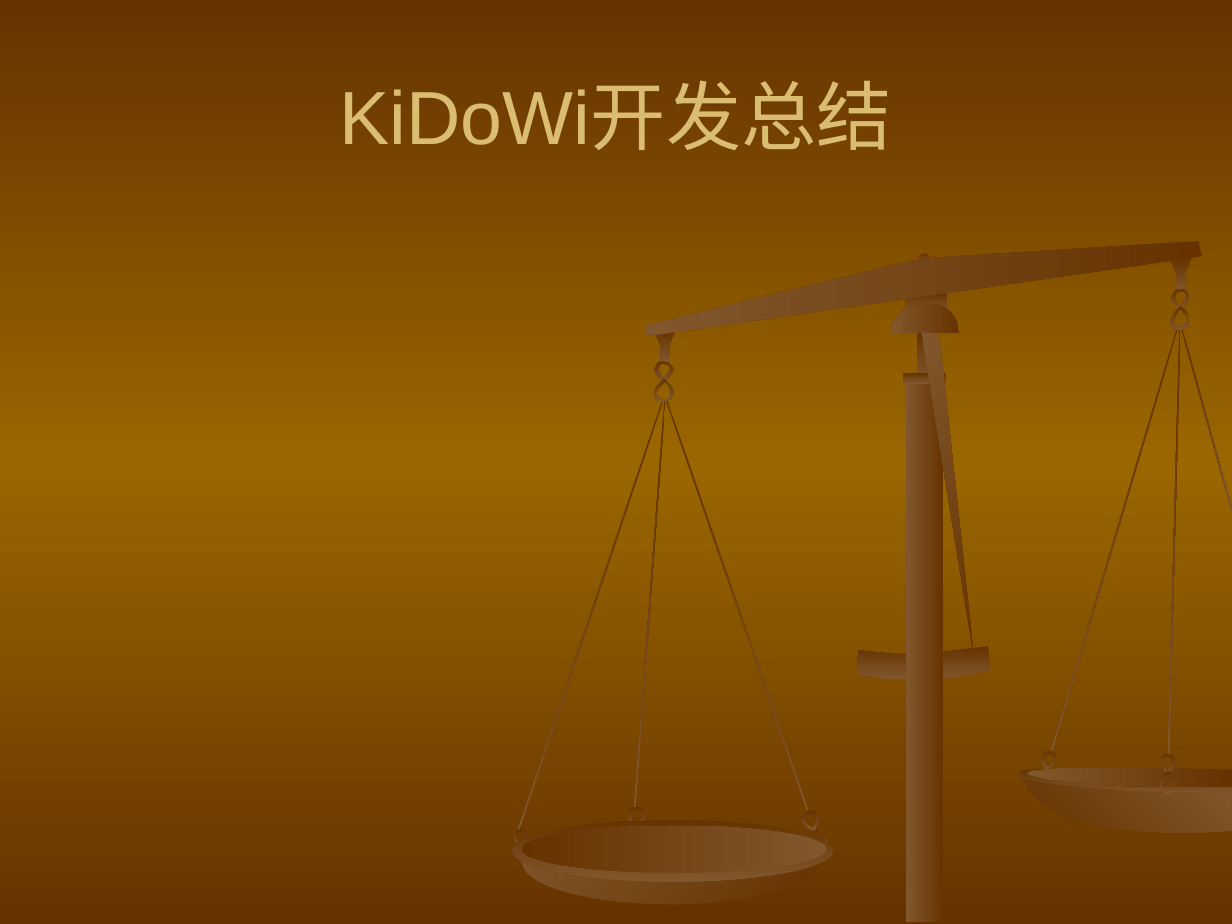
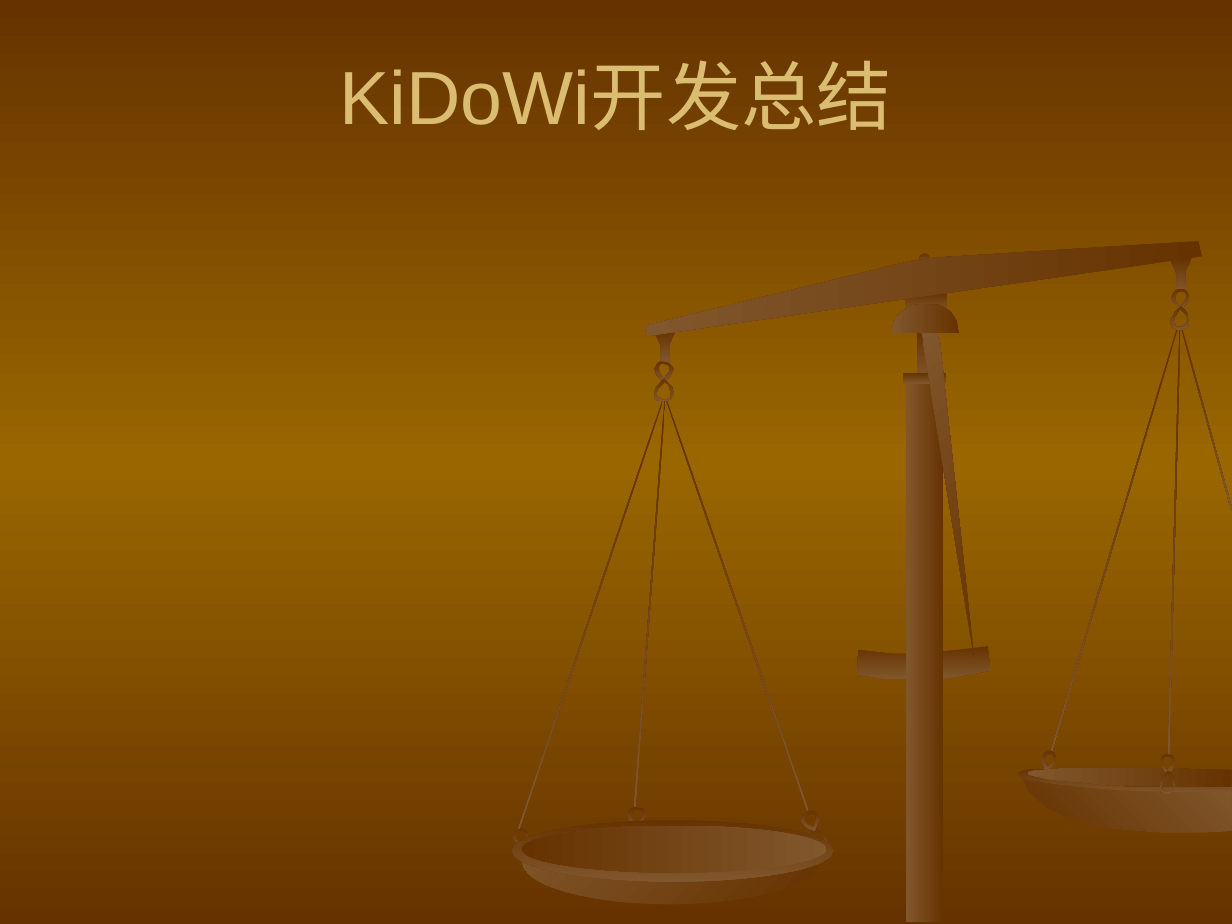
Before and after one commit to googlecode-mirror/myopensources, a slide deck: slide 1 of planing/ppt/项目开发总结.ppt. Drawn at 1232x924 pixels with LibreOffice and Linux fonts; fonts in the diff are those of the drawing. Boxes give left, top, right and bottom in pixels: in the first picture for what was removed or moved away, otherwise in the second. Text is boxed around its words. In the diff, an @@ line names an element or a change of style, - is before the commit and + after.

Commit message:
add ppt

```diff
--- a/planing/ppt/项目开发总结.ppt
+++ b/planing/ppt/项目开发总结.ppt
@@ title "KiDoWi开发总结": place and size @@
-title "KiDoWi开发总结" at (340, 84, 892, 150)
+title "KiDoWi开发总结" at (340, 65, 892, 130)
```
